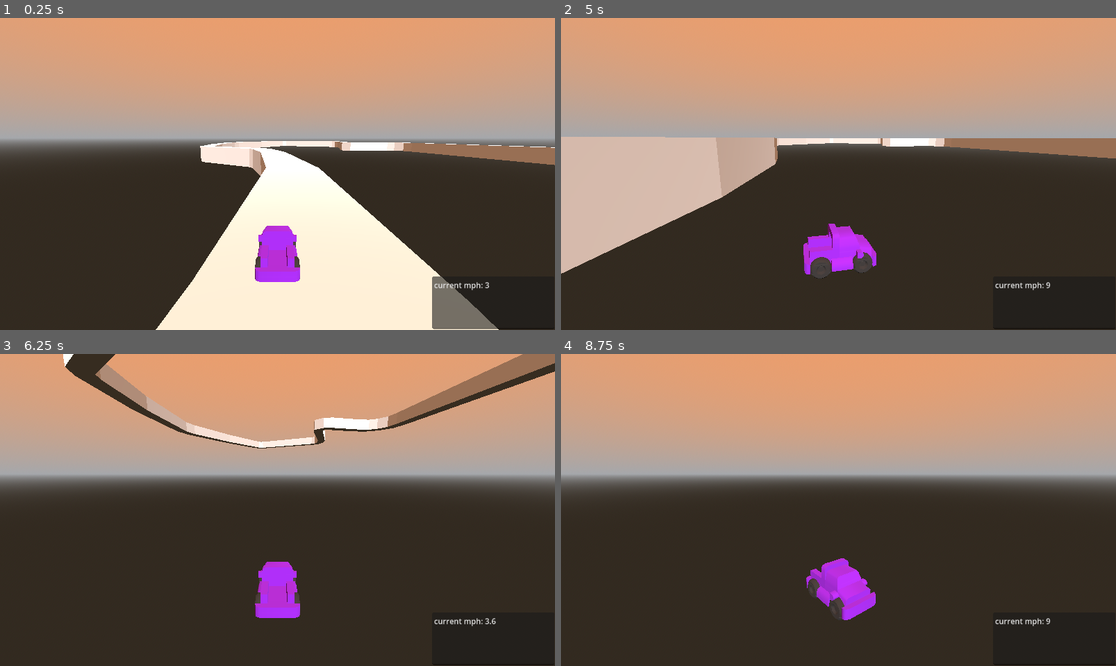
Above: before the commit, frames 1-4 (two rows, left to right).
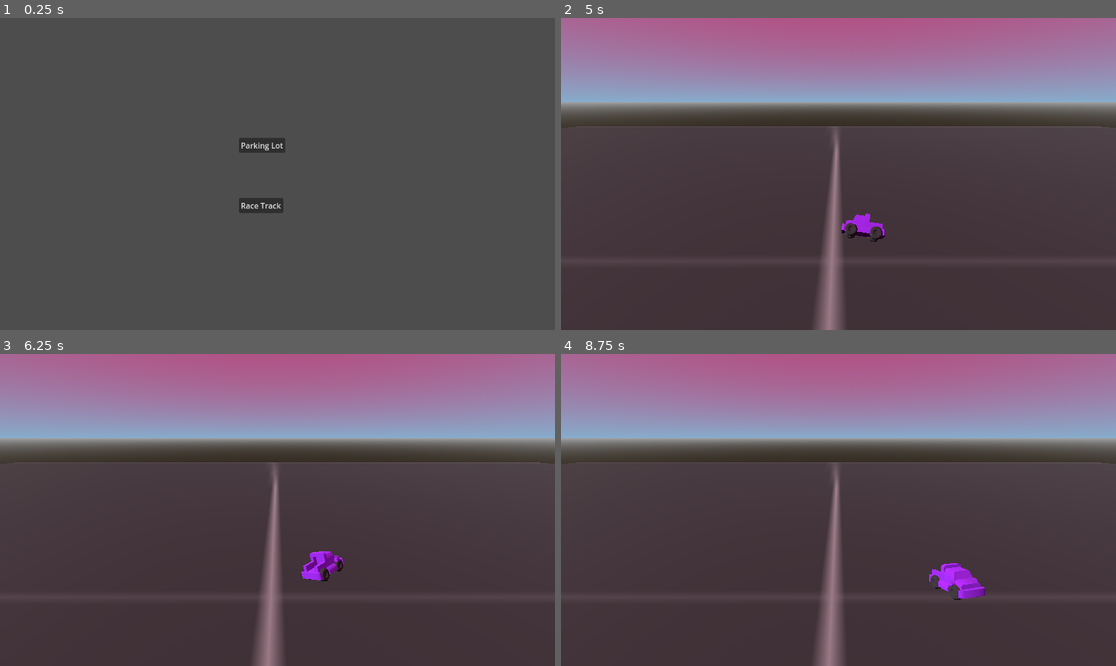
Above: after the commit, the same moments.

Repository: Dgarc359/driving-demo-01
Game: Godot game, scene res://scenes/main.tscn
Same seed, same stepped clock (60 frames per second), same inputs: the game is played once before the commit and once after it.
Inputs (mouse positions are in pixels of both pictures, inside the frame that each line leads up to):
- Up to frame 1 (0.25 s): no input
- Up to frame 2 (5 s): click (821, 145) at 0.5 s, where only the run after the commit has a clickable "Parking Lot"; tap Enter (ui_accept) at 1.25, 1.52, 2.27, 3.77, 4.52 s; hold Right (ui_right) 1.28-2.03 s; hold Down (ui_down) 2.03-2.78 s; hold Right (ui_right) 2.78-3.53 s; hold Up (ui_up) 3.53-4.28 s; hold Left (ui_left) from 4.28 s (still down)
- Up to frame 3 (6.25 s): tap Enter (ui_accept) at 5.27 s; release Left (ui_left) at 5.78 s; hold Down (ui_down) from 5.78 s (still down)
- Up to frame 4 (8.75 s): release Down (ui_down) at 6.53 s; hold Right (ui_right) 6.53-7.28 s; tap Enter (ui_accept) at 6.77, 7.52, 8.27 s; hold Up (ui_up) 7.28-8.03 s; hold Right (ui_right) from 8.03 s (still down)

The runs differ from the first frame. In frame 1, 99% of the frame differs, in the area x 0-100%, y 0-100%; in frame 2, 90%; in frame 3, 87%; in frame 4, 87%.

Commit message:
add level select, add car controlled with rigidbody with sphere shaped collider

Diff:
--- /dev/null
+++ b/scenes/levels/level_one.tscn
@@ -0,0 +1,28 @@
+[gd_scene load_steps=6 format=3 uid="uid://cyin8sti7epx7"]
+
+[ext_resource type="PackedScene" uid="uid://bcthqpogl584w" path="res://scenes/car-controller.tscn" id="1_co805"]
+[ext_resource type="PackedScene" uid="uid://cn2mfrey10boj" path="res://scenes/race_track_02.tscn" id="2_4bni2"]
+
+[sub_resource type="ProceduralSkyMaterial" id="ProceduralSkyMaterial_5b20i"]
+sky_top_color = Color(0.943029, 0.614926, 0.40657, 1)
+sky_horizon_color = Color(0.741947, 0.54154, 0.984795, 1)
+
+[sub_resource type="Sky" id="Sky_axtut"]
+sky_material = SubResource("ProceduralSkyMaterial_5b20i")
+
+[sub_resource type="Environment" id="Environment_od62a"]
+background_mode = 2
+sky = SubResource("Sky_axtut")
+
+[node name="LevelOne" type="Node3D"]
+
+[node name="WorldEnvironment" type="WorldEnvironment" parent="."]
+environment = SubResource("Environment_od62a")
+
+[node name="DirectionalLight3D" type="DirectionalLight3D" parent="."]
+transform = Transform3D(0.00565973, 0.494139, -0.869365, -0.00321687, 0.869383, 0.494129, 0.999979, 0, 0.00651005, -8.17003, 6.31406, 0)
+
+[node name="Car-controller" parent="." instance=ExtResource("1_co805")]
+transform = Transform3D(-0.981141, 0, 0.193292, 0, 1, 0, -0.193292, 0, -0.981141, 1.14385, 1.05325, 0.149162)
+
+[node name="race-track-02" parent="." instance=ExtResource("2_4bni2")]
--- /dev/null
+++ b/scenes/levels/parking_lot_level.tscn
@@ -0,0 +1,28 @@
+[gd_scene load_steps=6 format=3 uid="uid://bc8r7ph5e72gv"]
+
+[ext_resource type="PackedScene" uid="uid://dbohbht45vr6r" path="res://scenes/parking_lot.tscn" id="1_el7kc"]
+[ext_resource type="PackedScene" uid="uid://bka11q4c4rl77" path="res://scenes/sphere_car_controller.tscn" id="2_qrg66"]
+
+[sub_resource type="ProceduralSkyMaterial" id="ProceduralSkyMaterial_gvgam"]
+sky_top_color = Color(0.741473, 0.222067, 0.440984, 1)
+sky_horizon_color = Color(0.526591, 0.674631, 0.800671, 1)
+
+[sub_resource type="Sky" id="Sky_jtwu2"]
+sky_material = SubResource("ProceduralSkyMaterial_gvgam")
+
+[sub_resource type="Environment" id="Environment_qaxvf"]
+background_mode = 2
+sky = SubResource("Sky_jtwu2")
+
+[node name="ParkingLotLevel" type="Node3D"]
+
+[node name="parking-lot" parent="." instance=ExtResource("1_el7kc")]
+
+[node name="SphereCarController" parent="." instance=ExtResource("2_qrg66")]
+transform = Transform3D(1, 0, 0, 0, 1, 0, 0, 0, 1, 0, 2, 0)
+
+[node name="WorldEnvironment" type="WorldEnvironment" parent="."]
+environment = SubResource("Environment_qaxvf")
+
+[node name="DirectionalLight3D" type="DirectionalLight3D" parent="."]
+transform = Transform3D(0.137855, 0.613652, -0.77745, -0.10714, 0.789577, 0.604226, 0.984641, 0, 0.174593, -25.6349, 13.6286, 0)
--- a/scenes/main.tscn
+++ b/scenes/main.tscn
@@ -1,7 +1,7 @@
 [gd_scene load_steps=2 format=3 uid="uid://cdk3o7tcci80d"]
 
-[ext_resource type="PackedScene" uid="uid://cyin8sti7epx7" path="res://scenes/level_one.tscn" id="1_0ffrs"]
+[ext_resource type="PackedScene" uid="uid://ci1jl5kmpe3i8" path="res://scenes/menu_ui.tscn" id="2_oji8o"]
 
 [node name="Main" type="Node"]
 
-[node name="LevelOne" parent="." instance=ExtResource("1_0ffrs")]
+[node name="MenuUi" parent="." instance=ExtResource("2_oji8o")]
--- /dev/null
+++ b/scenes/menu_ui.tscn
@@ -0,0 +1,40 @@
+[gd_scene load_steps=4 format=3 uid="uid://ci1jl5kmpe3i8"]
+
+[ext_resource type="Script" path="res://scripts/level_select.gd" id="1_0s3vg"]
+[ext_resource type="PackedScene" uid="uid://bc8r7ph5e72gv" path="res://scenes/levels/parking_lot_level.tscn" id="2_jqw3m"]
+[ext_resource type="PackedScene" uid="uid://cyin8sti7epx7" path="res://scenes/levels/level_one.tscn" id="2_nwb87"]
+
+[node name="MenuUi" type="Node3D"]
+
+[node name="Control" type="Control" parent="."]
+layout_mode = 3
+anchors_preset = 0
+offset_right = 40.0
+offset_bottom = 40.0
+
+[node name="Parking Lot" type="Button" parent="Control"]
+layout_mode = 1
+anchors_preset = 8
+anchor_left = 0.5
+anchor_top = 0.5
+anchor_right = 0.5
+anchor_bottom = 0.5
+offset_left = 476.0
+offset_top = 229.0
+offset_right = 572.0
+offset_bottom = 260.0
+grow_horizontal = 2
+grow_vertical = 2
+text = "Parking Lot"
+script = ExtResource("1_0s3vg")
+scene_to_switch_to = ExtResource("2_jqw3m")
+
+[node name="Race Track" type="Button" parent="Control"]
+layout_mode = 0
+offset_left = 496.0
+offset_top = 374.0
+offset_right = 588.0
+offset_bottom = 405.0
+text = "Race Track"
+script = ExtResource("1_0s3vg")
+scene_to_switch_to = ExtResource("2_nwb87")
--- /dev/null
+++ b/scenes/sphere_car_controller.tscn
@@ -0,0 +1,21 @@
+[gd_scene load_steps=4 format=3 uid="uid://bka11q4c4rl77"]
+
+[ext_resource type="Script" path="res://scripts/sphere_car_controller.gd" id="1_3upgv"]
+[ext_resource type="PackedScene" uid="uid://blgt260xpdl85" path="res://scenes/imported-vehicle.tscn" id="2_y126a"]
+
+[sub_resource type="SphereShape3D" id="SphereShape3D_cbrpe"]
+
+[node name="SphereCarController" type="Node3D"]
+
+[node name="Camera3D" type="Camera3D" parent="."]
+transform = Transform3D(1, 0, 0, 0, 0.942344, 0.334646, 0, -0.334646, 0.942344, 0, 1.4396, 3.18714)
+
+[node name="Sphere" type="RigidBody3D" parent="."]
+script = ExtResource("1_3upgv")
+
+[node name="CollisionShape3D" type="CollisionShape3D" parent="Sphere"]
+transform = Transform3D(1, 0, 0, 0, 1, 0, 0, 0, 1, 0, 0.183724, 0)
+shape = SubResource("SphereShape3D_cbrpe")
+
+[node name="vehicle-suv2" parent="Sphere" instance=ExtResource("2_y126a")]
+transform = Transform3D(1.00402, 0, 0.0224513, 0, 1.00427, 0, -0.0224513, 0, 1.00402, 0, 0, 0)
--- /dev/null
+++ b/scripts/level_select.gd
@@ -0,0 +1,7 @@
+extends Button
+
+@export var scene_to_switch_to: PackedScene
+
+func _pressed():
+	get_tree().change_scene_to_packed(scene_to_switch_to)
+	pass
--- /dev/null
+++ b/scripts/sphere_car_controller.gd
@@ -0,0 +1,40 @@
+extends RigidBody3D
+
+@export var speed = 4
+
+
+# This sphere will receive the forces
+#@onready var sphere: RigidBody3D = $Sphere
+
+# This is just the 3d model being overlaid on top of the sphere
+@onready var vehicle_godot_suv: Node3D = $"vehicle-suv2"
+@onready var camera_3d: Camera3D = $"../Camera3D"
+
+# Called when the node enters the scene tree for the first time.
+func _ready() -> void:
+	pass # Replace with function body.
+
+
+#func look_follow(state: PhysicsDirectBodyState3D, current_transform: Transform3D, target_position: Vector3) -> void:
+	#var forward_local_axis: Vector3 = Vector3(1, 0, 0)
+	#var forward_dir: Vector3 = (current_transform.basis * forward_local_axis).normalized()
+	#var target_dir: Vector3 = (target_position - current_transform.origin).normalized()
+	#var local_speed: float = clampf(speed, 0, acos(forward_dir.dot(target_dir)))
+	#if forward_dir.dot(target_dir) > 1e-4:
+		#state.angular_velocity = local_speed * forward_dir.cross(target_dir) / state.step
+
+func _integrate_forces(state: PhysicsDirectBodyState3D):
+	var input_dir := Input.get_vector("ui_left", "ui_right", "ui_up", "ui_down")
+	var direction := (transform.basis * Vector3(input_dir.y, 0, - input_dir.x)).normalized()
+
+	# forward direction for camera... which is negative Z for the subject of the camera
+	# the basis means that we're getting the outer transform... remember the whole thing about
+	# gimbals and rotations....
+	var camera_dir := - camera_3d.transform.basis.z
+
+	state.angular_velocity = 4 * camera_dir.cross(direction) / state.step
+	#state.velocity.x = 4 * direction.x
+	#print(state.velocity)
+
+	#var target_position = $my_target_node3d_node.global_transform.origin
+	#look_follow(state, global_transform, target_position)
